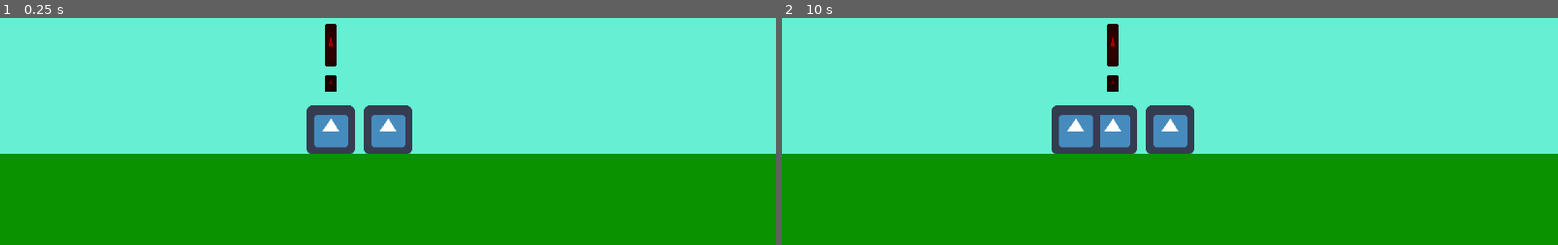
Above: before the commit, frames 1-2 (left to right).
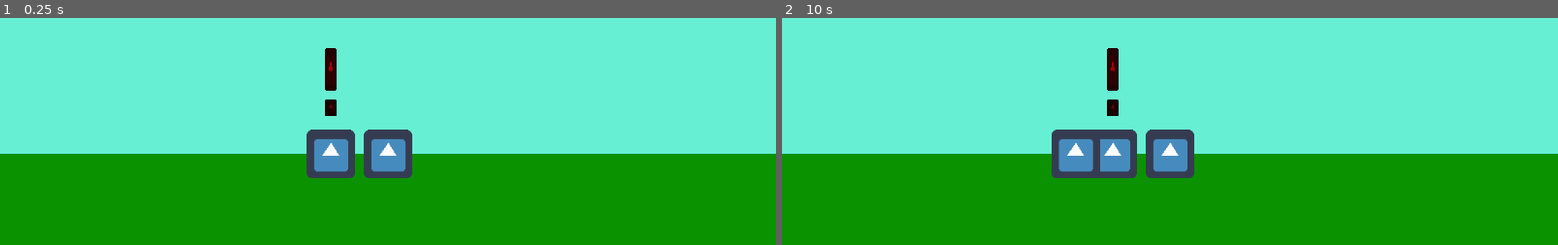
Above: after the commit, the same moments.

Repository: NoohAlavi/spooktober-jam-2020
Game: Godot game, scene res://World/World.tscn
Two runs of this game, one before a commit and one after it. Both use one fixed random seed, a clock stepped at 60 frames per second and the inputs below. The project has no main scene, so this scene is started directly. The engine's default icon, where the game draws it, is replaced by a stand-in: a white triangle on a blue panel in a dark square.
Inputs:
- Up to frame 1 (0.25 s): no input
- Up to frame 2 (10 s): tap Enter at 0.5, 2, 3.5 s; hold Right (ui_right) 0.53-1.28 s; tap Space at 1.25, 2.75, 4.25 s; hold Left (ui_left) 1.28-2.03 s; hold Right (ui_right) 2.03-3.53 s; hold Left (ui_left) 3.53-5.78 s; hold Right (ui_right) 5.78-8.03 s; hold Left (ui_left) 8.03-9.53 s; hold Right (ui_right) from 9.53 s (still down)

The runs differ from the first frame. In frame 1, 3.6% of the frame differs, in the area x 39-54%, y 2-71%; in frame 2, 5.0%, in the area x 34-54%, y 2-71%.

Commit message:
Did Stuff

Diff:
--- a/SpooktoberJam/Citizen/Citizen.gd
+++ b/SpooktoberJam/Citizen/Citizen.gd
@@ -11,4 +11,9 @@
 	move();
 
 func move():
-	pass
+	if is_witness:
+		#move to police station
+		pass
+	else:
+		#randomly move around
+		pass
--- a/SpooktoberJam/World/World.gd
+++ b/SpooktoberJam/World/World.gd
@@ -4,13 +4,14 @@
 export var citizen_scene: PackedScene;
 
 func _ready() -> void:
+	randomize();
 	for _i in range(10):
 		spawn_citizen((rand_range(0,1) > 0.25));
 
 func spawn_citizen(is_witness = false) -> void:
 	var new_citizen: KinematicBody2D = citizen_scene.instance();
 	var randX = rand_range(-2000, 2000);
-	var posY = 448;
+	var posY = 480;
 	new_citizen.is_witness = is_witness;
 	$Citizens.add_child(new_citizen);
 	new_citizen.position.x = randX;
--- a/SpooktoberJam/World/World.tscn
+++ b/SpooktoberJam/World/World.tscn
@@ -28,7 +28,7 @@
 [node name="Citizens" type="Node" parent="."]
 
 [node name="Citizen" parent="Citizens" instance=ExtResource( 1 )]
-position = Vector2( 512, 448 )
+position = Vector2( 512, 480 )
 
 [node name="CitizenSpawnTimer" type="Timer" parent="."]
 wait_time = 5.0
